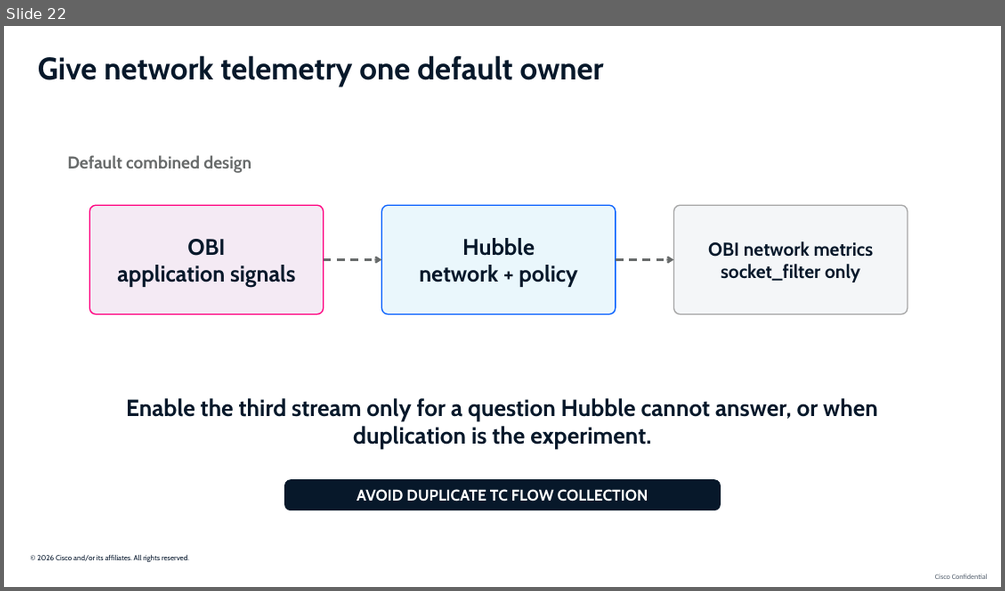
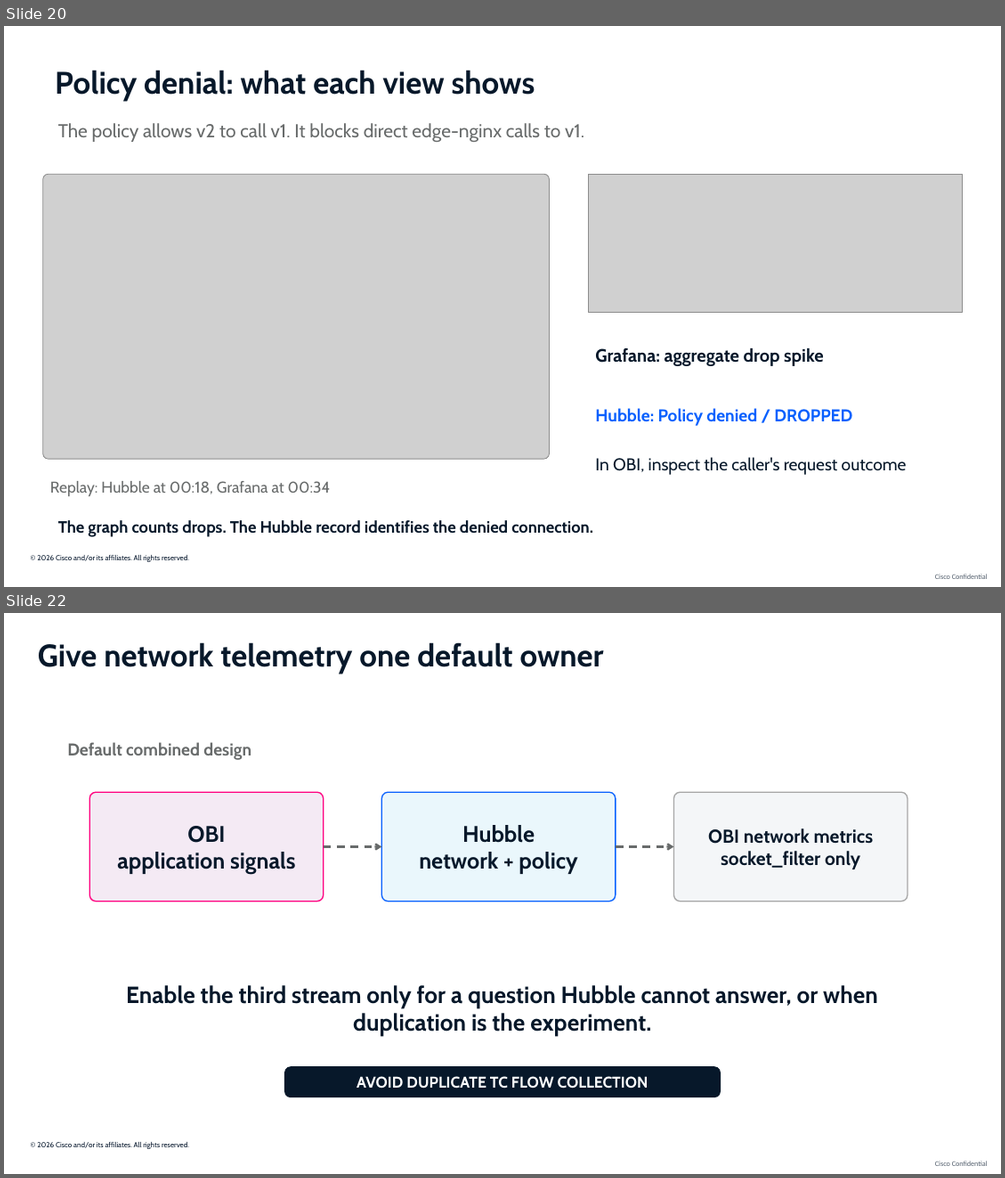
Before and after one commit to ajimenez1503/cilium-obi-demo, a slide deck: slides/cilium-obi-session-deck-latest.pptx. Shown one above the other, each under a label of ours: slide 22 before the commit, slides 20 and 22 after it; the slides between them are not shown. The pictures are 1005x591 and 1005x1178 pixels, drawn with LibreOffice and Linux fonts; fonts in the diff are those of the drawing; grey boxes stand for pictures; background and template pictures are left out. Boxes give left, top, right and bottom in pixels: in the first picture for what was removed or moved away, otherwise in the second. Text is boxed around its words. In the diff, an @@ line names an element or a change of style, - is before the commit and + after.

```diff
--- a/slides/cilium-obi-session-deck-latest.pptx
+++ b/slides/cilium-obi-session-deck-latest.pptx
@@ slide 20 added at (4, 26, 1001, 587), background #FFFFFF; not listed: 2 template elements that a slide beside it also shows @@
@@ text added at (55, 70, 535, 102), 30 pt, text #07182A, bold @@
+Policy denial: what each view shows
@@ text added at (58, 123, 584, 142), 18 pt, text #686B6B @@
+The policy allows v2 to call v1. It blocks direct edge-nginx calls to v1.
@@ picture added at (43, 174, 550, 459) @@
@@ picture added at (588, 174, 962, 313) @@
@@ text added at (595, 348, 824, 366), 17.2 pt, text #07182A, bold @@
+Grafana: aggregate drop spike
@@ text added at (595, 408, 852, 426), 16.5 pt, text #0860FE, bold @@
+Hubble: Policy denied / DROPPED
@@ text added at (595, 457, 906, 475), 16.5 pt, text #07182A @@
+In OBI, inspect the caller's request outcome
@@ text added at (50, 481, 331, 496), 15 pt, text #686B6B @@
+Replay: Hubble at 00:18, Grafana at 00:34
@@ text added at (58, 520, 593, 536), 15.8 pt, text #07182A, bold @@
+The graph counts drops. The Hubble record identifies the denied connection.
```
Also in this commit, not shown: 7 slides changed, 1 other slide added, 2 slides removed.
